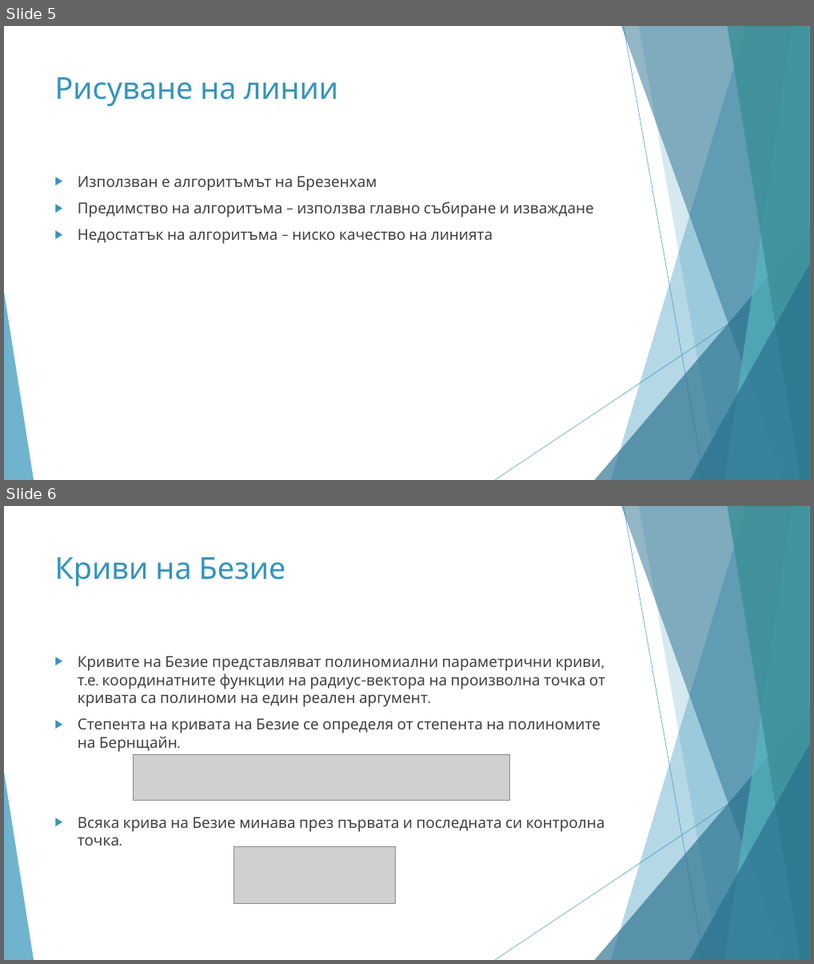
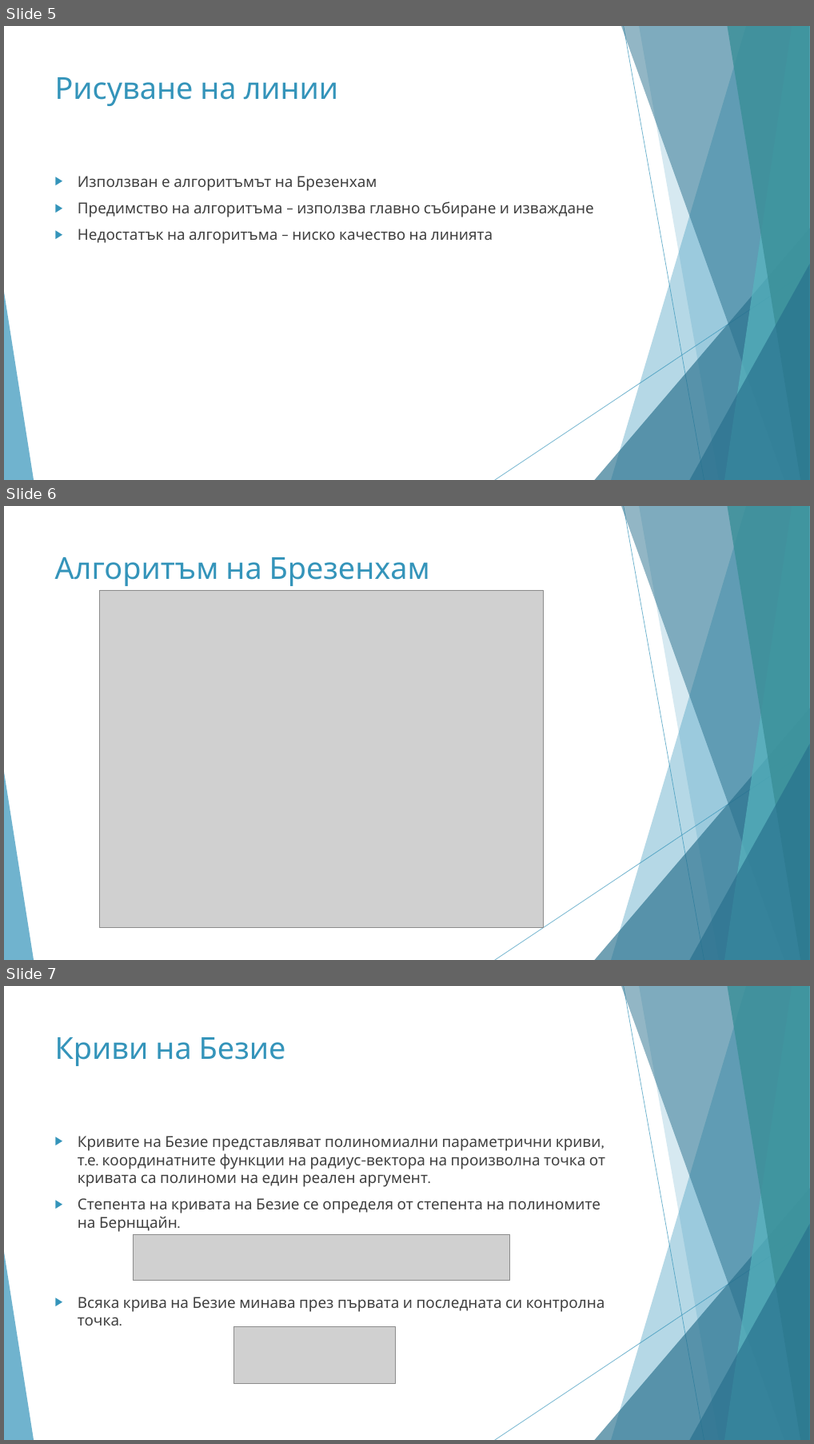
Before and after one commit to todorzhelev/STS, a slide deck: presentation/PresentationFinal.pptx. Shown one above the other, each under a label of ours: slides 5 and 6 before the commit, slides 5, 6 and 7 after it. The pictures are 814x964 and 814x1444 pixels, drawn with LibreOffice and Linux fonts; fonts in the diff are those of the drawing; grey boxes stand for pictures; background and template pictures are left out. Boxes give left, top, right and bottom in pixels: in the first picture for what was removed or moved away, otherwise in the second. Text is boxed around its words. In the diff, an @@ line names an element or a change of style, - is before the commit and + after.

Commit message:
+ added slide for Bresenham algorithm

```diff
--- a/presentation/PresentationFinal.pptx
+++ b/presentation/PresentationFinal.pptx
@@ slide 6 added at [4,506,810,960], background #FFFFFF; not listed: 10 template elements that a slide beside it also shows @@
@@ title added at [55,557,430,586], 36 pt, text #3494BA @@
+Алгоритъм на Брезенхам
@@ picture added at [99,590,543,928] @@
@@ what was slide 6 is now slide 7 @@
```
Also in this commit, not shown: 1 other file.
